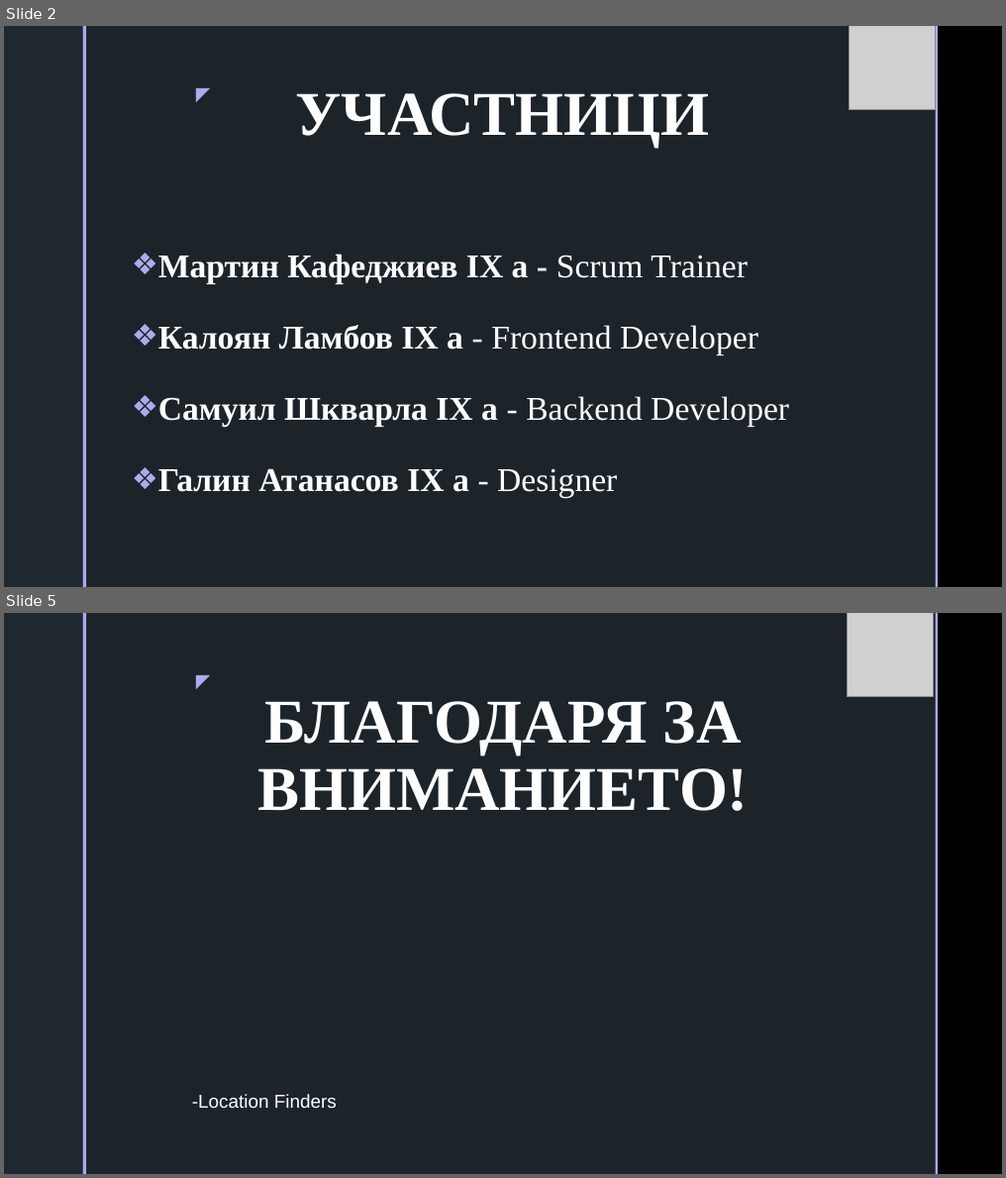
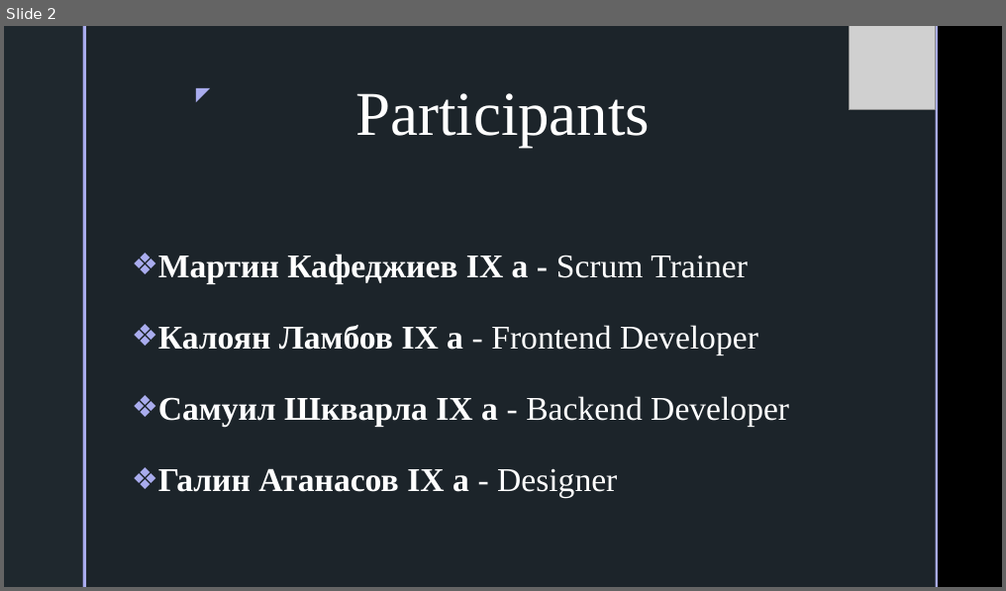
Before and after one commit to MIKafedzhiev20/Location-Finders, a slide deck: Presentation and Documentation/Location Finders Presentation.pptx. Shown one above the other, each under a label of ours: slides 2 and 5 before the commit, slide 2 after it; the slides between them are not shown. The pictures are 1006x1178 and 1006x591 pixels, drawn with LibreOffice and Linux fonts; fonts in the diff are those of the drawing; grey boxes stand for pictures; background and template pictures are left out. Boxes give left, top, right and bottom in pixels: in the first picture for what was removed or moved away, otherwise in the second. Text is boxed around its words. In the diff, an @@ line names an element or a change of style, - is before the commit and + after.

Commit message:
Update Location Finders Presentation.pptx
Updated the presentation

```diff
--- a/Presentation and Documentation/Location Finders Presentation.pptx
+++ b/Presentation and Documentation/Location Finders Presentation.pptx
@@ slide 5 removed at <box>4,613,1002,1174</box>, background picture (left out); not listed: 5 template elements that a slide beside it also shows @@
@@ picture removed at <box>846,613,933,697</box> @@
@@ title removed at <box>257,701,748,811</box> @@
-БЛАГОДАРЯ ЗА ВНИМАНИЕТО!
@@ text removed at <box>192,1094,337,1108</box> @@
--Location Finders
@@ slide 2 changed as well @@
@@ title at <box>355,93,649,147</box>: text changed; bold off @@
-УЧАСТНИЦИ
+Participants
```
Also in this commit, not shown: 4 slides added, 2 other slides removed.
